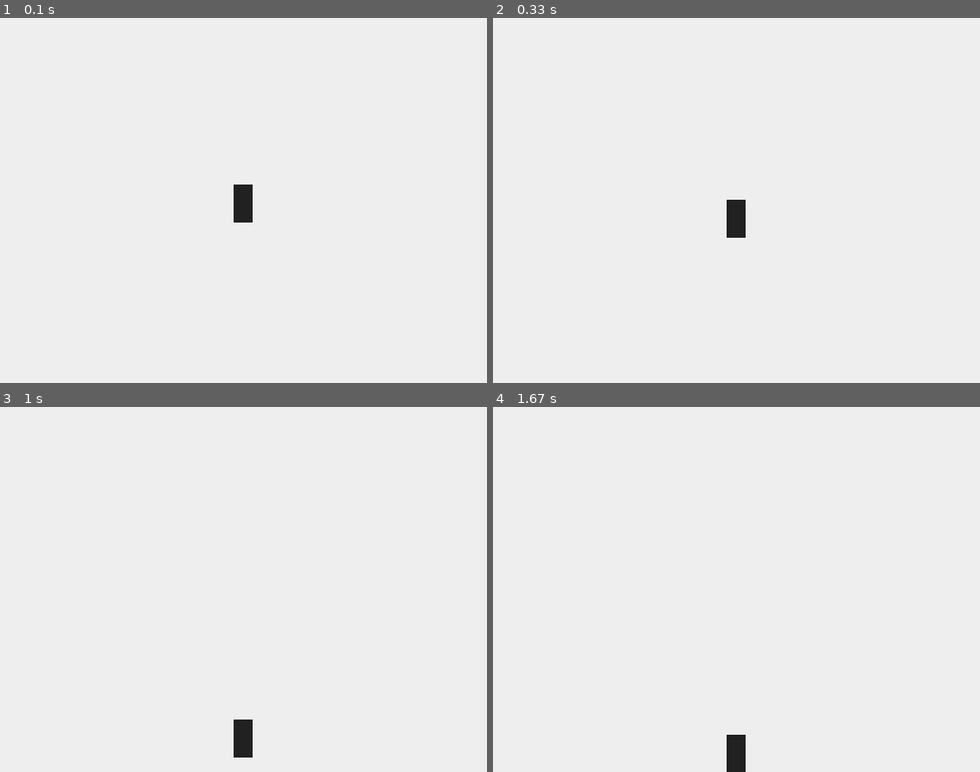
Above: before the commit, frames 1-4 (two rows, left to right).
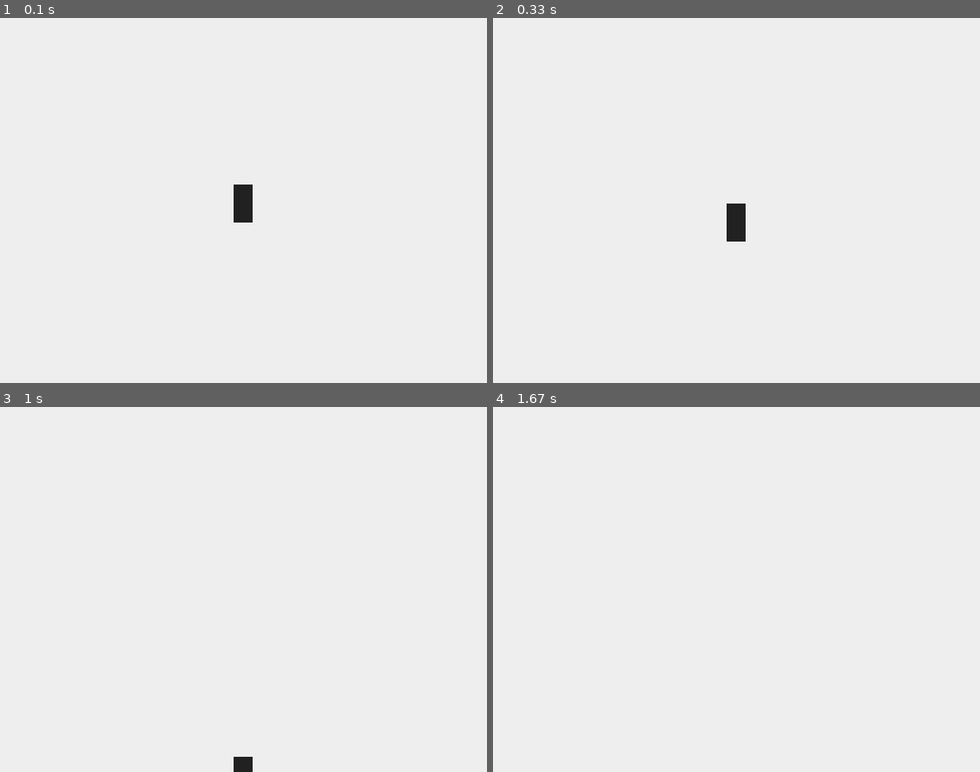
Above: after the commit, the same moments.

Repository: Gunlek/PyGame-Rocket
Game: pygame game, started from Simple_animation.py
Two runs of this game, one before a commit and one after it. Both use one fixed random seed, a clock stepped at 60 frames per second and the inputs below.
Inputs:
- Up to frame 1 (0.1 s): no input
- Up to frame 2 (0.33 s): no input
- Up to frame 3 (1 s): no input
- Up to frame 4 (1.67 s): no input

Frame 1 is identical in both runs. In frame 2, less than 0.1% of the frame differs, in the area x 47-52%, y 49-62%; in frame 3, 0.6%, in the area x 47-52%, y 85-100%; in frame 4, 0.4%.

Commit message:
Implemented speed control

Diff:
--- a/Simple_animation.py
+++ b/Simple_animation.py
@@ -16,13 +16,14 @@
 
 alive = True
 
-framerate = 60        # frames per second
+framerate = 60               # frames per second
 refresh_rate = 1/framerate   # refresh every 1/framerate of seconds
 
-gravity = -9.81*40
+gravity = -9.81*50
 
 acc = gravity
 speed = 0
+enableFloor = False          # is there a floor on the down side of the frame
 
 rocket_width = 25
 rocket_height = 50
@@ -30,14 +31,26 @@
 
 def renderPhysics(actualCoords, deltaT):
     newPhysicCoords = actualCoords
-    if actualCoords[1] < win_height-rocket_height:
+    global speed
+    global acc
+    if actualCoords[1] < win_height-rocket_height or speed!=0:
         acc = -gravity
         dv = acc*deltaT
-        global speed
         speed += dv
         dy = speed*deltaT
         newPhysicCoords[1] = newPhysicCoords[1]+speed*deltaT
+    if actualCoords[1] >= win_height-rocket_height and enableFloor:
+        acc=0
+        speed=0
     return newPhysicCoords
+
+def setRocketSpeed(newSpeed):
+    global speed
+    speed = newSpeed
+
+def setRocketAcceleration(newAcceleration):
+    global acc
+    acc = newAcceleration
 
 def moveRocket(new_coords):
     global rocket_coords
@@ -61,19 +74,18 @@
 rocket = drawRocket()
 refresh_timer = 0
 loop_interval = 0.001
+#setRocketSpeed(-350)               #Allow user to test speed control and effects
 moveRocket([rocket_coords[0], rocket_coords[0]-90])
 
 while alive:
     if refresh_timer >= refresh_rate:
-        #print("REFRESH")
-        #print(refresh_timer)
         updateDisplay(refresh_timer)
         refresh_timer = 0
+        print(speed)
     for e in pygame.event.get():
         if e.type == QUIT:
             pygame.quit()
             alive = False
             break
-    #moveRocket([rocket_coords[0], rocket_coords[1]-0.5])
     refresh_timer += loop_interval
     time.sleep(loop_interval)
